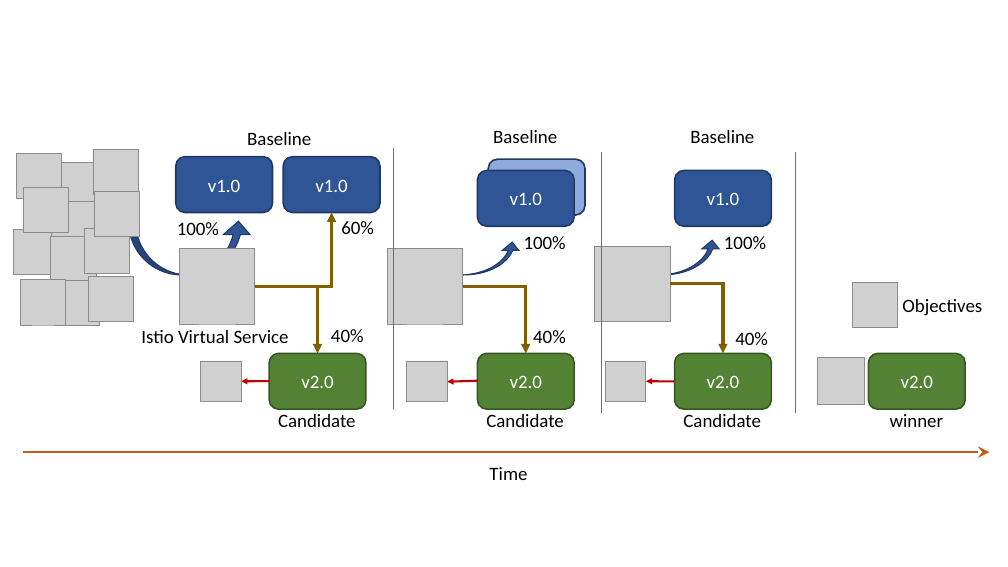
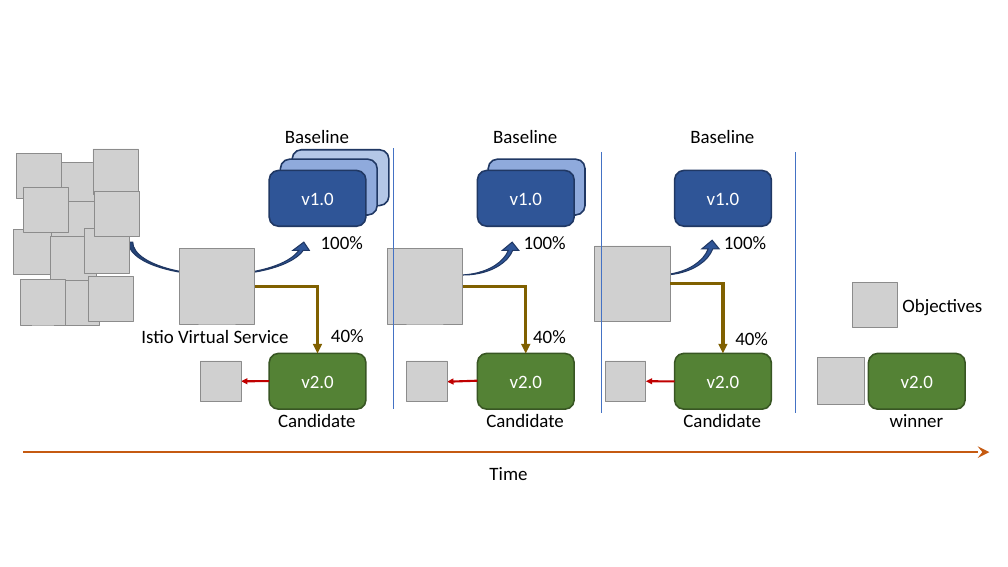
Before and after one commit to iter8-tools/iter8, a slide deck: slide 23 of mkdocs/src/assets/images/iter8++images.pptx. Drawn at 1008x567 pixels with LibreOffice and Linux fonts; fonts in the diff are those of the drawing; grey boxes stand for pictures. Boxes give left, top, right and bottom in pixels: in the first picture for what was removed or moved away, otherwise in the second. Text is boxed around its words. In the diff, an @@ line names an element or a change of style, - is before the commit and + after.

Commit message:
fixed pptx

```diff
--- a/mkdocs/src/assets/images/iter8++images.pptx
+++ b/mkdocs/src/assets/images/iter8++images.pptx
@@ text "Baseline": place and size @@
-text "Baseline" at (247,132,311,145)
+text "Baseline" at (285,130,349,143)
@@ rounded rectangle "v1.0": place and size @@
-rounded rectangle "v1.0" at (175,157,272,212)
+rounded rectangle "v1.0" at (269,170,366,226)
@@ rounded rectangle added at (281,160,377,216), fill #8FAADC, outline #203864 1.5 pt @@
@@ rounded rectangle removed at (284,157,380,212) @@
-v1.0
@@ rounded rectangle added at (292,150,389,206), fill #B4C7E7, outline #203864 1.5 pt @@
@@ elbow arrow removed from (255, 287) to (332, 212) @@
@@ text "100%": place and size @@
-text "100%" at (177,222,219,235)
+text "100%" at (321,236,363,249)
@@ text removed at (341,221,374,234) @@
-60%
@@ curved up arrow: place and size @@
-curved up arrow at (129,222,252,275)
+curved up arrow at (129,242,312,274)
```
Also in this commit, not shown: 1 other slide changed.
